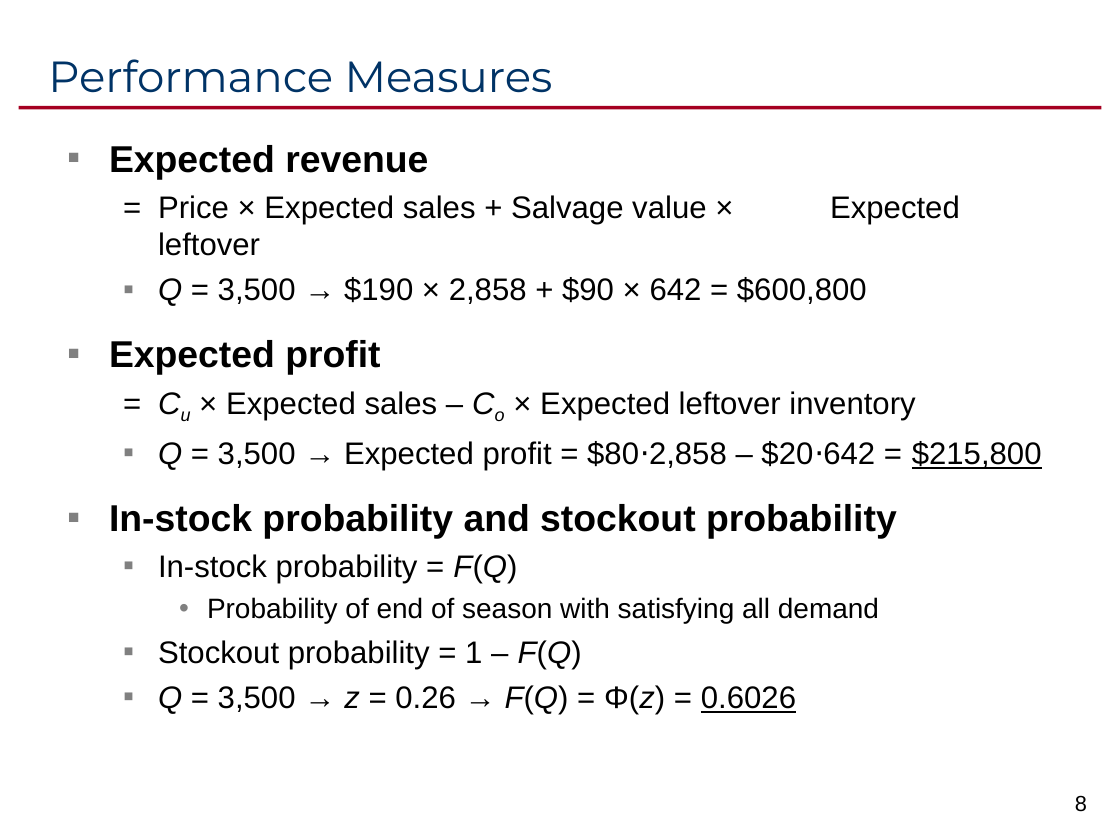
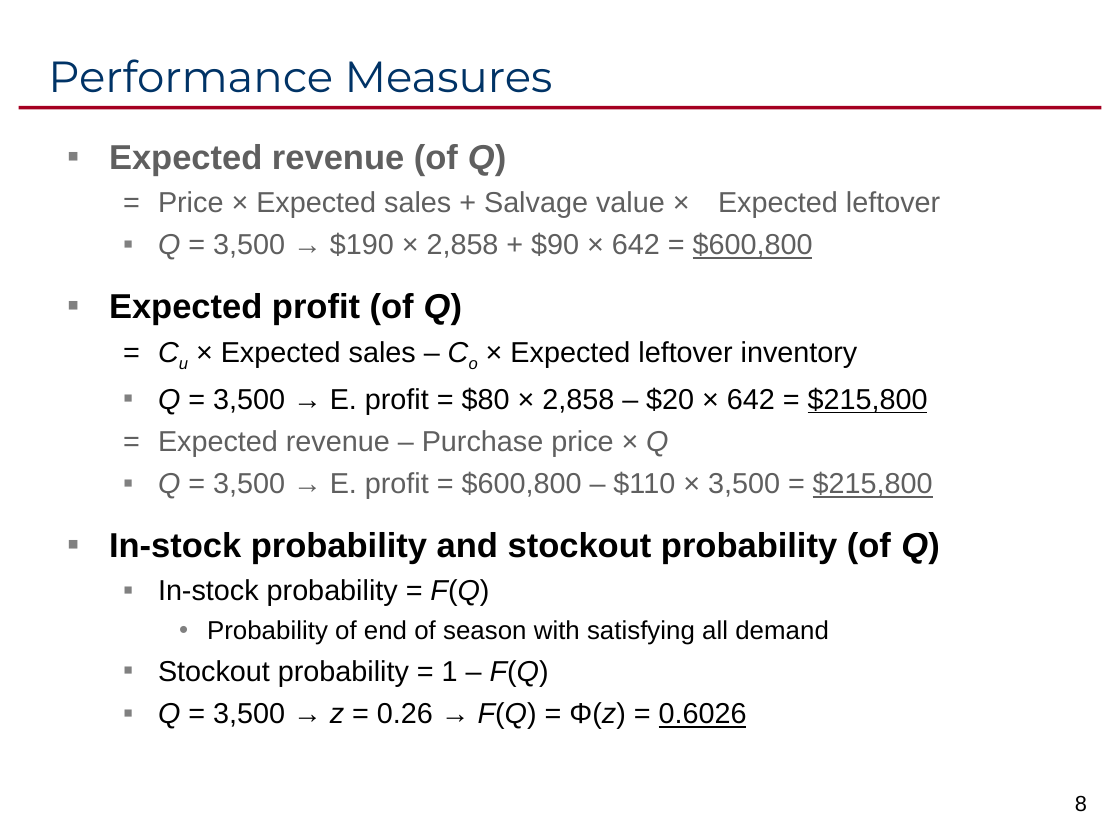
Before and after one commit to ikelab/courses, a slide deck: slide 8 of pm2016/c12.ppt. Drawn at 1120x840 pixels with LibreOffice and Linux fonts; fonts in the diff are those of the drawing. Boxes give left, top, right and bottom in pixels: in the first picture for what was removed or moved away, otherwise in the second. Text is boxed around its words. In the diff, an @@ line names an element or a change of style, - is before the commit and + after.

```diff
--- a/pm2016/c12.ppt
+++ b/pm2016/c12.ppt
@@ text at (109,144,506,176): text changed; size 24 to 22.2 pt; text colour #000000 to #5F5F5F @@
-▪ Expected revenue
+▪ Expected revenue (of Q)
@@ text at (158,191,940,729): size 20 to 18.5 pt in "= Price × Expected sales + Salvage ...", "Q = 3,500 → $190 × 2,858 ...", "= Cu × Expected sales – Co ...", "In-stock probability = F(Q)" and 2 more places; text colour #000000 to #5F5F5F in "= Price × Expected sales + Salvage ...", "Q = 3,500 → $190 × 2,858 ..."; underline on in "$600,800"; size 18 to 16.6 pt in "Probability of end of season with satisfying ..." @@
@@ text at (109,293,462,325): text changed; size 24 to 22.2 pt @@
-▪ Expected profit
+▪ Expected profit (of Q)
@@ text at (109,387,939,564): text changed; size 20 to 18.5 pt @@
-  ▪ Q = 3,500 → Expected profit = $80⋅2,858 – $20⋅642 = $215,800
-▪ In-stock probability and stockout probability
+  ▪ Q = 3,500 → E. profit = $80 × 2,858 – $20 × 642 = $215,800
+  = Expected revenue – Purchase price × Q
+  ▪ Q = 3,500 → E. profit = $600,800 – $110 × 3,500 = $215,800
+▪ In-stock probability and stockout probability (of Q)
```
Also in this commit, not shown: 5 other slides changed, 1 other file.
